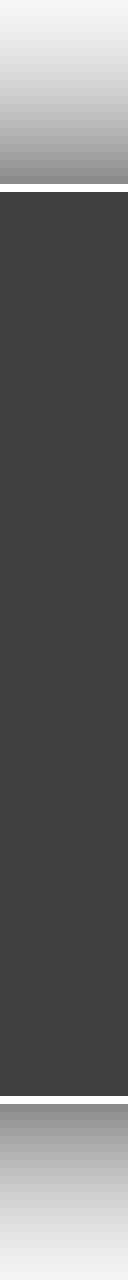
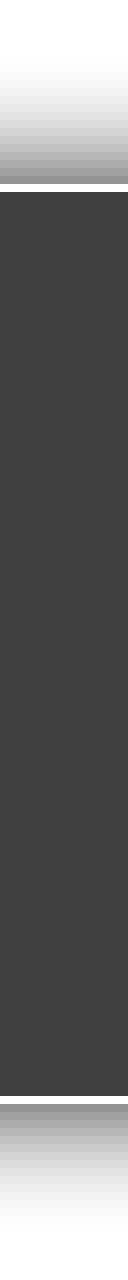
The second 128 × 1280 image is a revision of the first. Changes to its layers:
pixels changed over (x1=0, y1=0, x2=128, y2=1280) (layer not identified)
